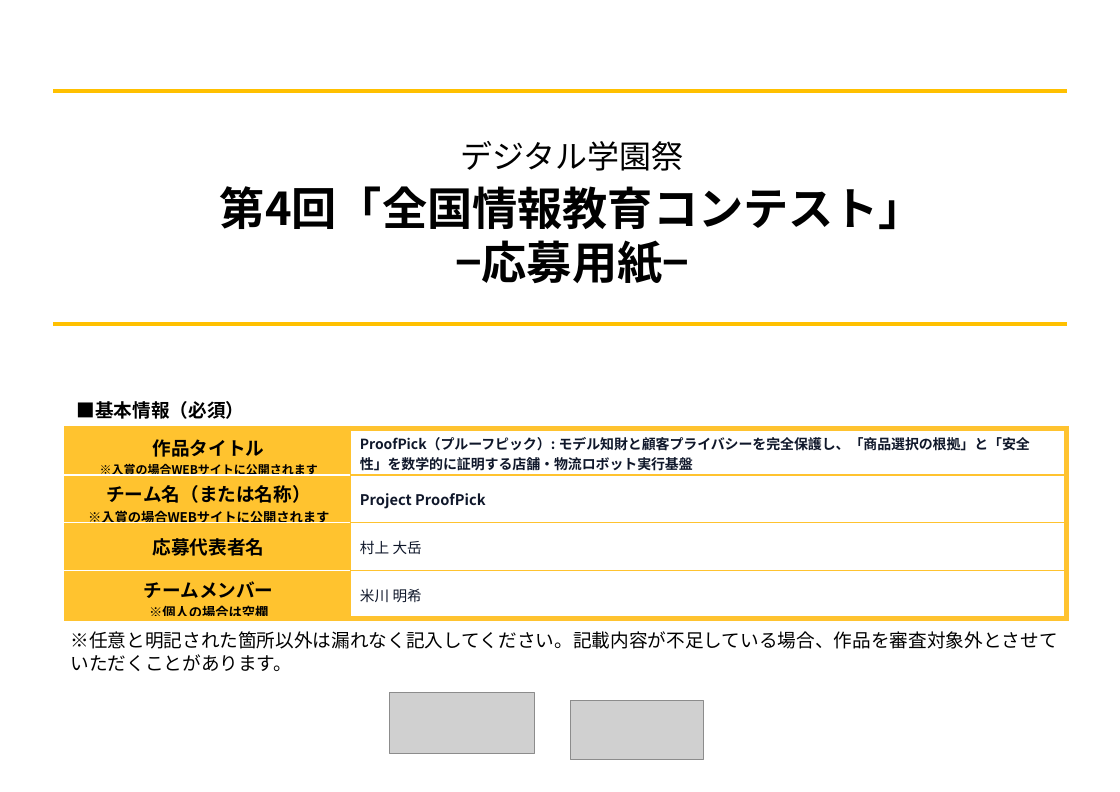
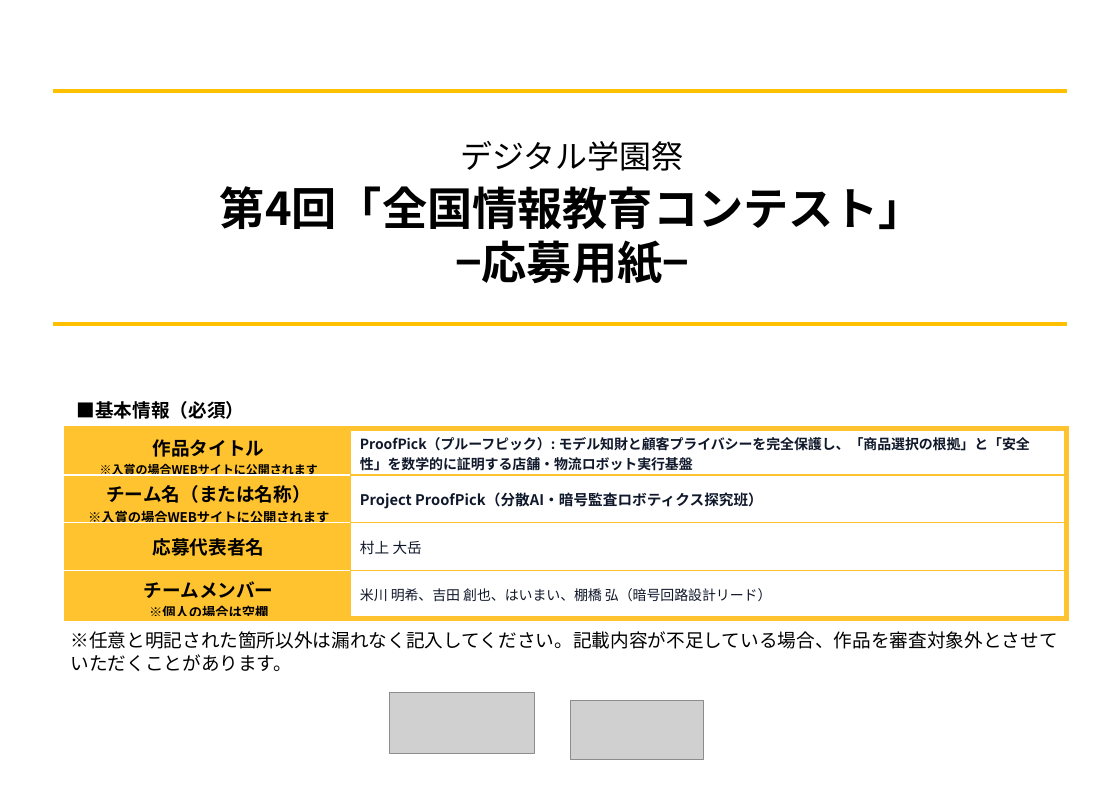
Before and after one commit to sururu-k/ProofPick, a slide deck: slide 1 of md/zenjyocon_entry_sheet_2026.pptx. Drawn at 1120x792 pixels with LibreOffice and Linux fonts; fonts in the diff are those of the drawing; grey boxes stand for pictures. Boxes give left, top, right and bottom in pixels: in the first picture for what was removed or moved away, otherwise in the second. Text is boxed around its words. In the diff, an @@ line names an element or a change of style, - is before the commit and + after.

```diff
--- a/md/zenjyocon_entry_sheet_2026.pptx
+++ b/md/zenjyocon_entry_sheet_2026.pptx
@@ table at [67, 428, 1067, 743] @@
-row 2, column 2: Project ProofPick
+row 2, column 2: Project ProofPick（分散AI・暗号監査ロボティクス探究班）
-row 4, column 2: 米川 明希
+row 4, column 2: 米川 明希、吉田 創也、はいまい、棚橋 弘（暗号回路設計リード）
```
Also in this commit, not shown: 2 other slides changed.
